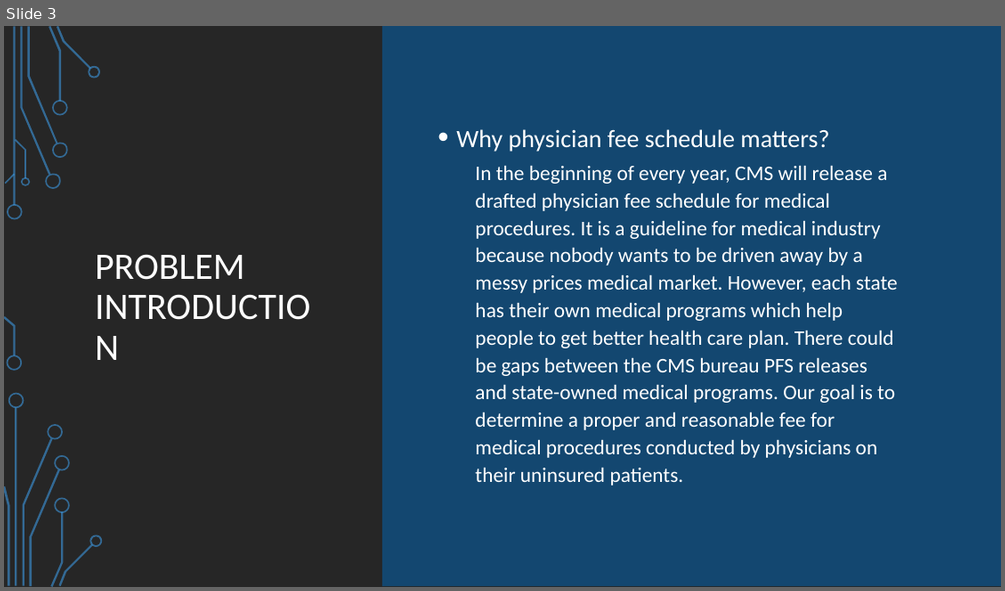
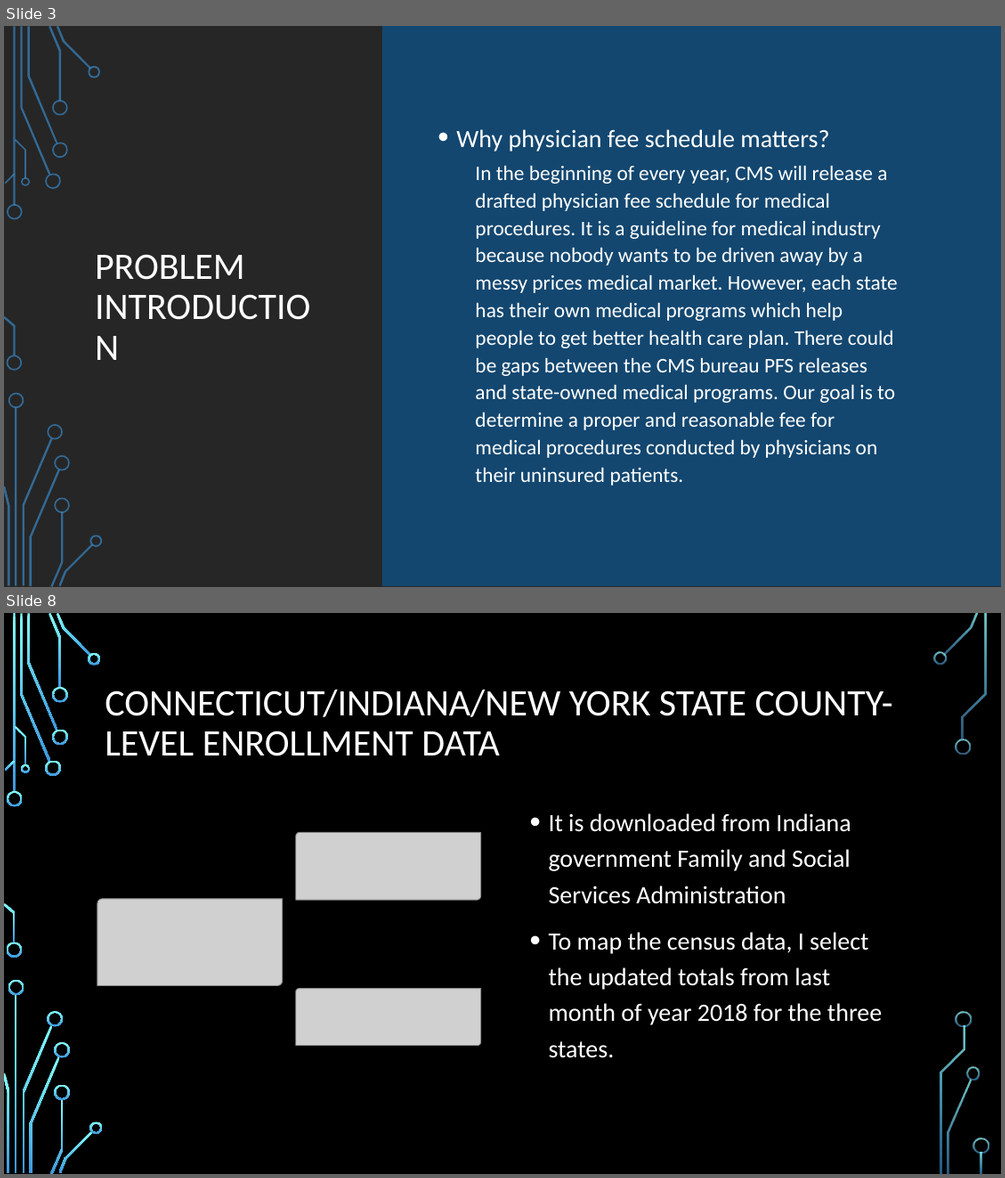
Before and after one commit to dev-hyang/data_analysis_medicaid, a slide deck: Presentation_v1.0.pptx. Shown one above the other, each under a label of ours: slide 3 before the commit, slides 3 and 8 after it; the slides between them are not shown. The pictures are 1005x591 and 1005x1178 pixels, drawn with LibreOffice and Linux fonts; fonts in the diff are those of the drawing; grey boxes stand for pictures; background and template pictures are left out. Boxes give left, top, right and bottom in pixels: in the first picture for what was removed or moved away, otherwise in the second. Text is boxed around its words. In the diff, an @@ line names an element or a change of style, - is before the commit and + after.

```diff
--- a/Presentation_v1.0.pptx
+++ b/Presentation_v1.0.pptx
@@ slide 8 added at [4,613,1001,1174], background picture (left out); not listed: 17 template elements that a slide beside it also shows @@
@@ title added at [105,690,893,756], 36 pt, text #FFFFFF @@
+CONNECTICUT/INDIANA/NEW YORK STATE COUNTY-LEVEL ENROLLMENT DATA
@@ text added at [549,813,882,1058], 24 pt, text #FFFFFF @@
+• It is downloaded from Indiana government Family and Social Services Administration
+• To map the census data, I select the updated totals from last month of year 2018 for the three states.
@@ picture added at [296,832,480,900] @@
@@ picture added at [97,899,283,985] @@
@@ picture added at [296,989,480,1046] @@
@@ group added at [7,652,989,1172]: 19 freeform shapes @@
```
Also in this commit, not shown: 4 slides changed, 18 other slides added, 4 slides removed, 2 other files.
